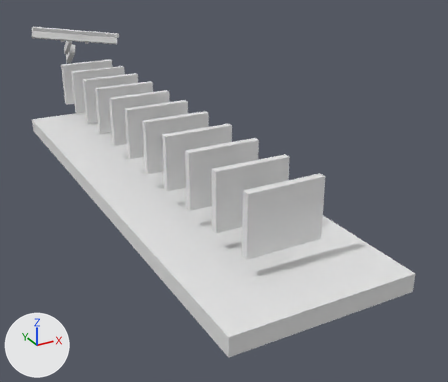
What one commit did to the glTF model scenes/articulated/articulated_simplified.gltf.
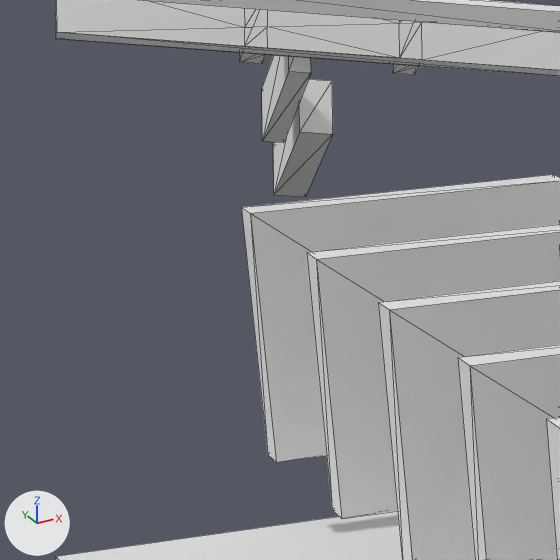
Each version is shown whole from a 50 mm lens placed at (-31.9, -87.8, 33.4), pointed at (5.3, -20.2, -0.4), then close up on the part from 5% to 25% of the width and 8% to 31% of the height. Arrows for +X, +Y and +Z are at lower left; the lights stay in place. The first two pictures are the older version. The close-ups show mesh edges as thin lines. Where no turn or scale is listed for an object, it has been applied to the vertices.
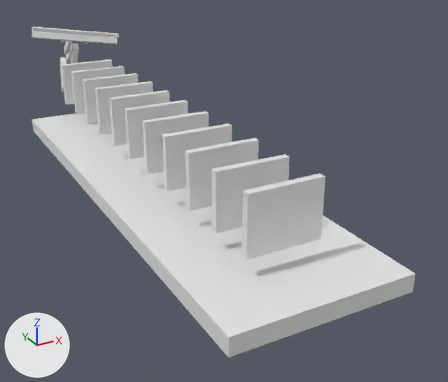
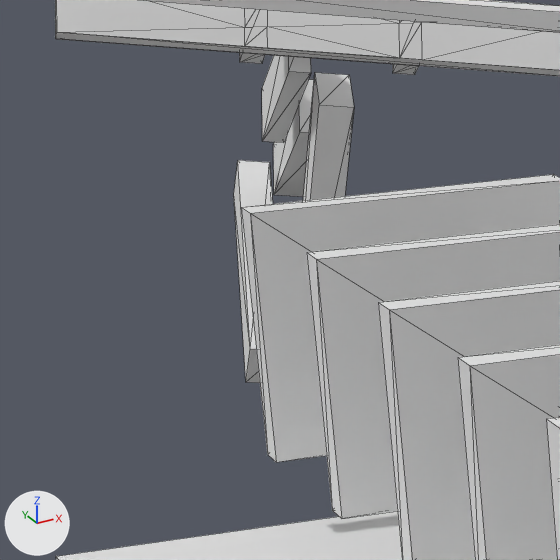
What changed in the scene script:
```text
Add me_cube_026:
    me_cube_026.from_pydata(...)  # a box spanning x -4.88..4.88, y -0.76..0.76, z -0.46..0.46
Add ob_articulated_002:
    ob_articulated_002 = bpy.data.objects.new('articulated.002', me_cube_026)
    ob_articulated_002.location = (-2.39, 21.17, 8.86)
    ob_articulated_002.rotation_euler = (-1.887, -1.128, -1.464)  # degrees (-108, -65, -84)
Add ob_articulated_001:
    ob_articulated_001 = bpy.data.objects.new('articulated.001', me_cube_007.copy())  # the mesh of ob_articulated_015
    ob_articulated_001.location = (-2.91, 26.31, 6.94)
    ob_articulated_001.rotation_euler = (1.739, -0.652, 1.288)  # degrees (100, -37, 74)
```

Pixel boxes [x1, y1, x2, y2] of what changed, in the close-ups (560 x 560 px):
'articulated.002', added
    after: [303, 72, 354, 201]
'articulated.001', added
    after: [234, 160, 273, 383]
